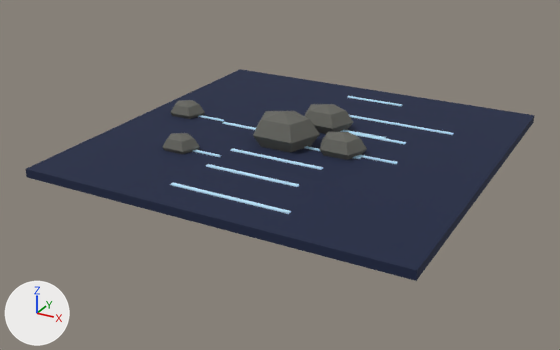
The glTF model assets3d/blackrapids/br_rapids.glb as it was, and as the next commit left it.
Rendered twice from a 50 mm camera at (7.06, -13.81, 6.15) aimed at (-0.22, -0.58, -0.47). Every picture has the same lights, and +X, +Y and +Z are marked at lower left. The older version comes first. Vertices at exactly the same position are counted once.

In view in the first picture: 'br_rapids'.
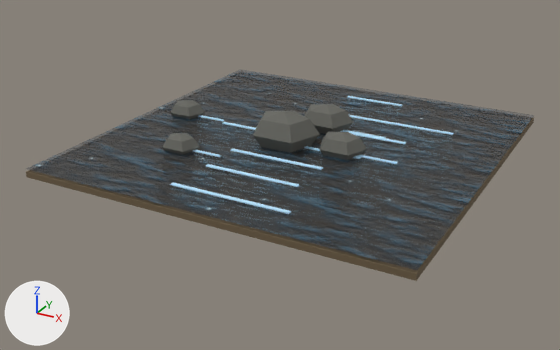
Changed parts and their boxes [x1, y1, x2, y2] in the pictures (560 x 350 px; the box of a moved part takes in the faces that stretch with it):
'br_rapids', reshaped
    before: [25, 69, 535, 281]
    after: [26, 69, 534, 281]
part 1 of me_br_rapids, moved or reshaped
    before: [25, 115, 535, 281]
    after: [26, 118, 534, 281]
part 2 of me_br_rapids, recoloured
    both: [26, 69, 534, 270]

What the commit changed:
Picture 'water_albedo' (img_water_albedo) is new.
Picture 'water_normal' (img_water_normal) is new.
Material 'M_#6A5B45' (mat_m__6a5b45) is new.
Its base color is (0.145, 0.104, 0.0564) (brown #6a5b43).
Its roughness is 0.9.
Material 'M_water' (mat_m_water) is new.
Uses the picture img_water_albedo.
Uses the picture img_water_normal.
me_br_rapids is used by ob_br_rapids; location (0.0, 0.0, 0.0).
me_br_rapids had 189 vertices, 306 faces and spanned x -4.0..4.0, y -4.0..4.0, z 0.0..0.9.
me_br_rapids now has 193 vertices, 308 faces and spans x -4.0..4.0, y -4.0..4.0, z 0.0..0.9.
Part 1, on me_br_rapids:
8 faces are deleted.
4 vertices are added at (-4.0, -4.0, 0.12), (-4.0, 4.0, 0.12), (4.0, -4.0, 0.12), (4.0, 4.0, 0.12).
10 new faces join them, mat_m__6a5b45 (brown #6a5b43).
me_br_rapids part 2: 2 faces spanning x -4.0..4.0, y -4.0..4.0, z 0.18 switch from mat_m__1c2744 (dark blue #152242) to mat_m_water.
me_br_rapids gains material mat_m__6a5b45 (brown #6a5b43).
